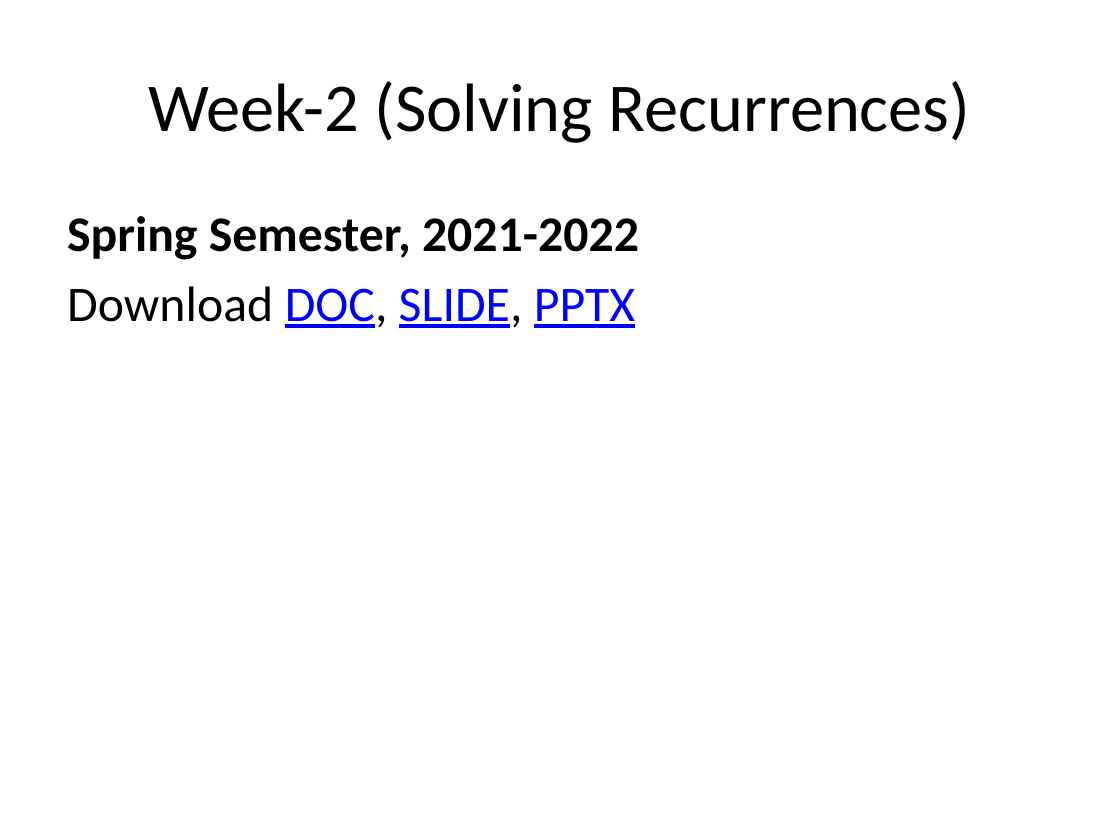
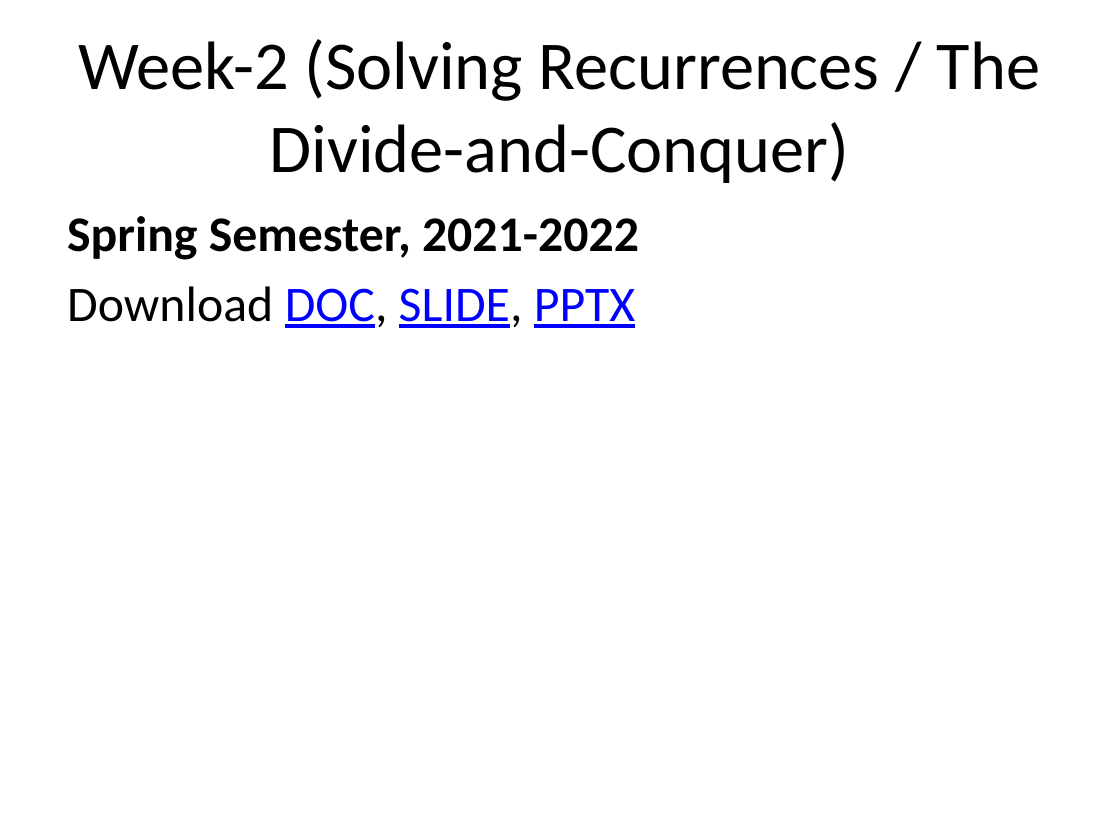
Before and after one commit to ucoruh/ce100-algorithms-and-programming-II, a slide deck: slide 3 of docs/week-2/ce100-week-2-recurrence.md_word.pptx. Drawn at 1120x840 pixels with LibreOffice and Linux fonts; fonts in the diff are those of the drawing. Boxes give left, top, right and bottom in pixels: in the first picture for what was removed or moved away, otherwise in the second. Text is boxed around its words. In the diff, an @@ line names an element or a change of style, - is before the commit and + after.

Commit message:
syllabus,week-1,2,3,4 updated

```diff
--- a/docs/week-2/ce100-week-2-recurrence.md_word.pptx
+++ b/docs/week-2/ce100-week-2-recurrence.md_word.pptx
@@ title at (78,39,1040,183): text changed @@
-Week-2 (Solving Recurrences)
+Week-2 (Solving Recurrences / The Divide-and-Conquer)
```
Also in this commit, not shown: 10 other slides changed, 67 slides added, 20 slides removed, 37 other files.
